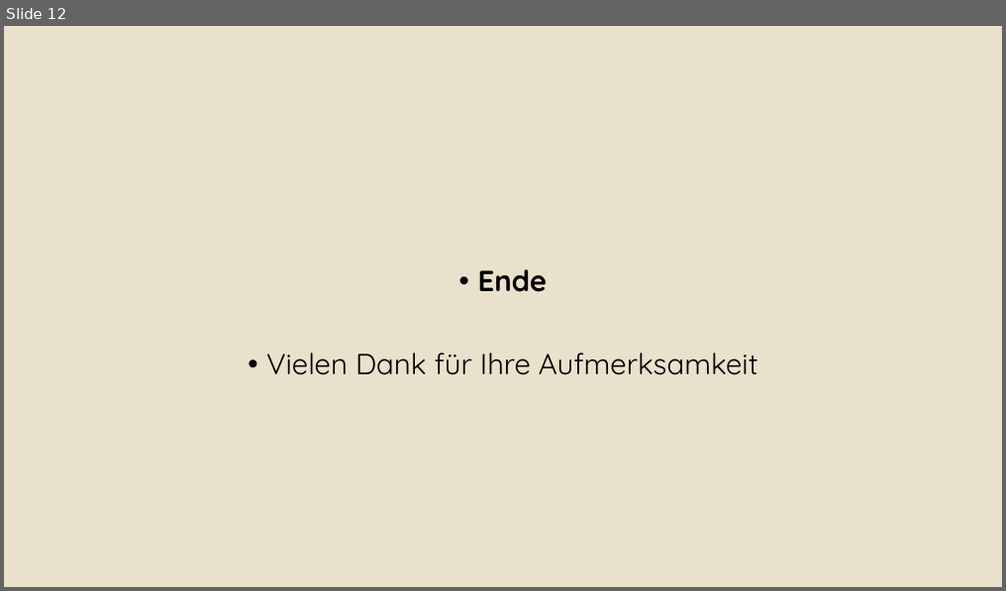
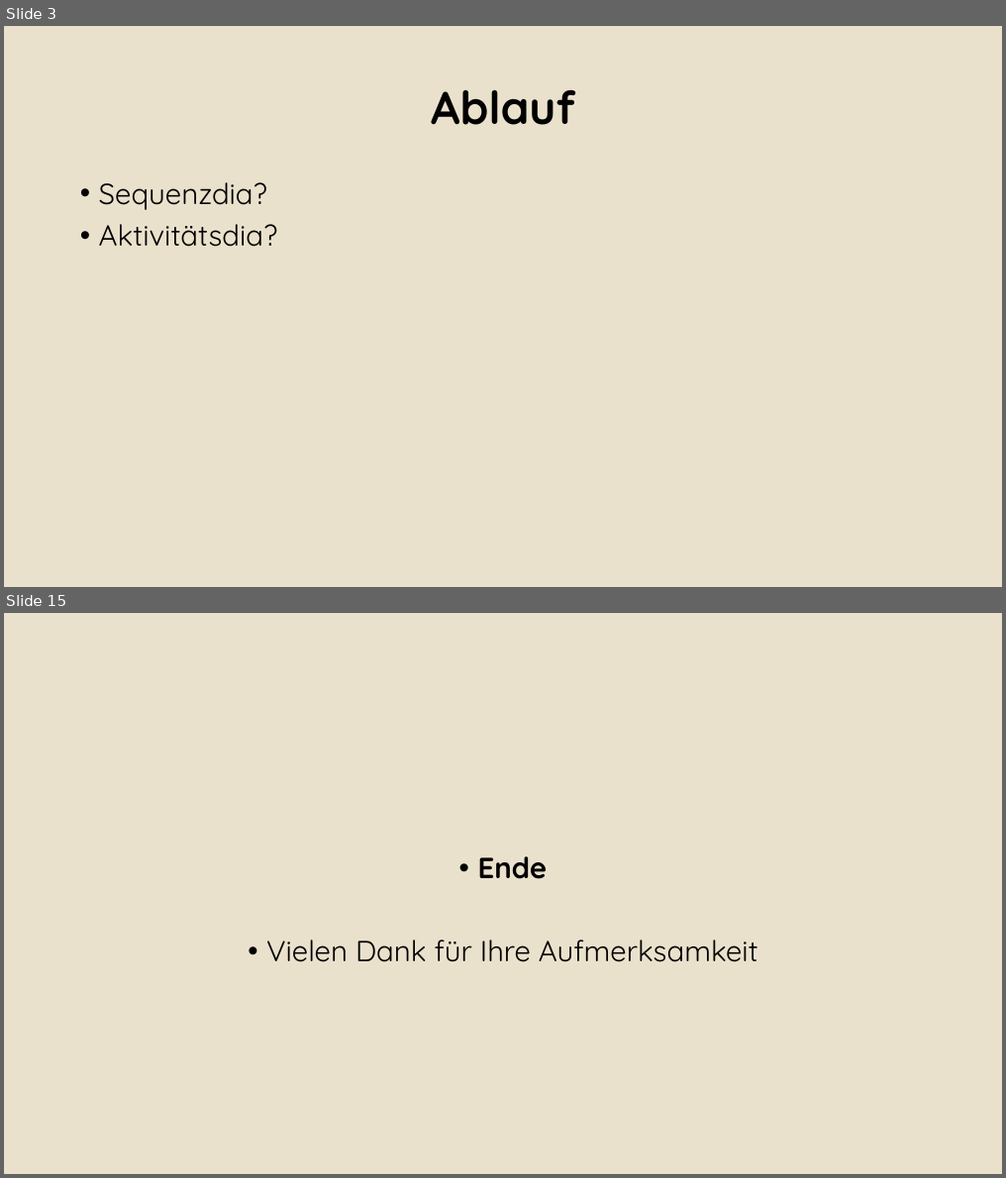
Before and after one commit to Alergeek/Dokumentation, a slide deck: Allergeeks/Corporate Design/Bsp Präsi.pptx. Shown one above the other, each under a label of ours: slide 12 before the commit, slides 3 and 15 after it; the slides between them are not shown. The pictures are 1006x591 and 1006x1178 pixels, drawn with LibreOffice and Linux fonts; fonts in the diff are those of the drawing; background and template pictures are left out. Boxes give left, top, right and bottom in pixels: in the first picture for what was removed or moved away, otherwise in the second. Text is boxed around its words. In the diff, an @@ line names an element or a change of style, - is before the commit and + after.

```diff
--- a/Allergeeks/Corporate Design/Bsp Präsi.pptx
+++ b/Allergeeks/Corporate Design/Bsp Präsi.pptx
@@ slide 3 added at [4, 26, 1002, 587], background #EAE2CE @@
@@ title added at [431, 90, 574, 125], 44 pt, text #000000, bold @@
+Ablauf
@@ text added at [99, 182, 278, 247], 28 pt, text #000000 @@
+• Sequenzdia?
+• Aktivitätsdia?
@@ what was slide 12 is now slide 15 @@
```
Also in this commit, not shown: 2 slides changed, 11 other slides added, 9 slides removed, 5 other files.
